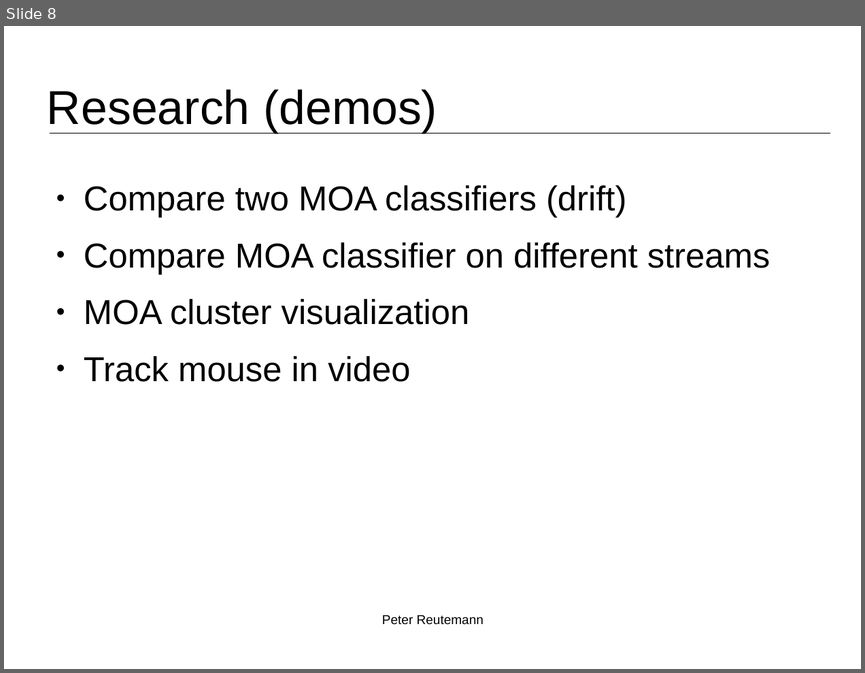
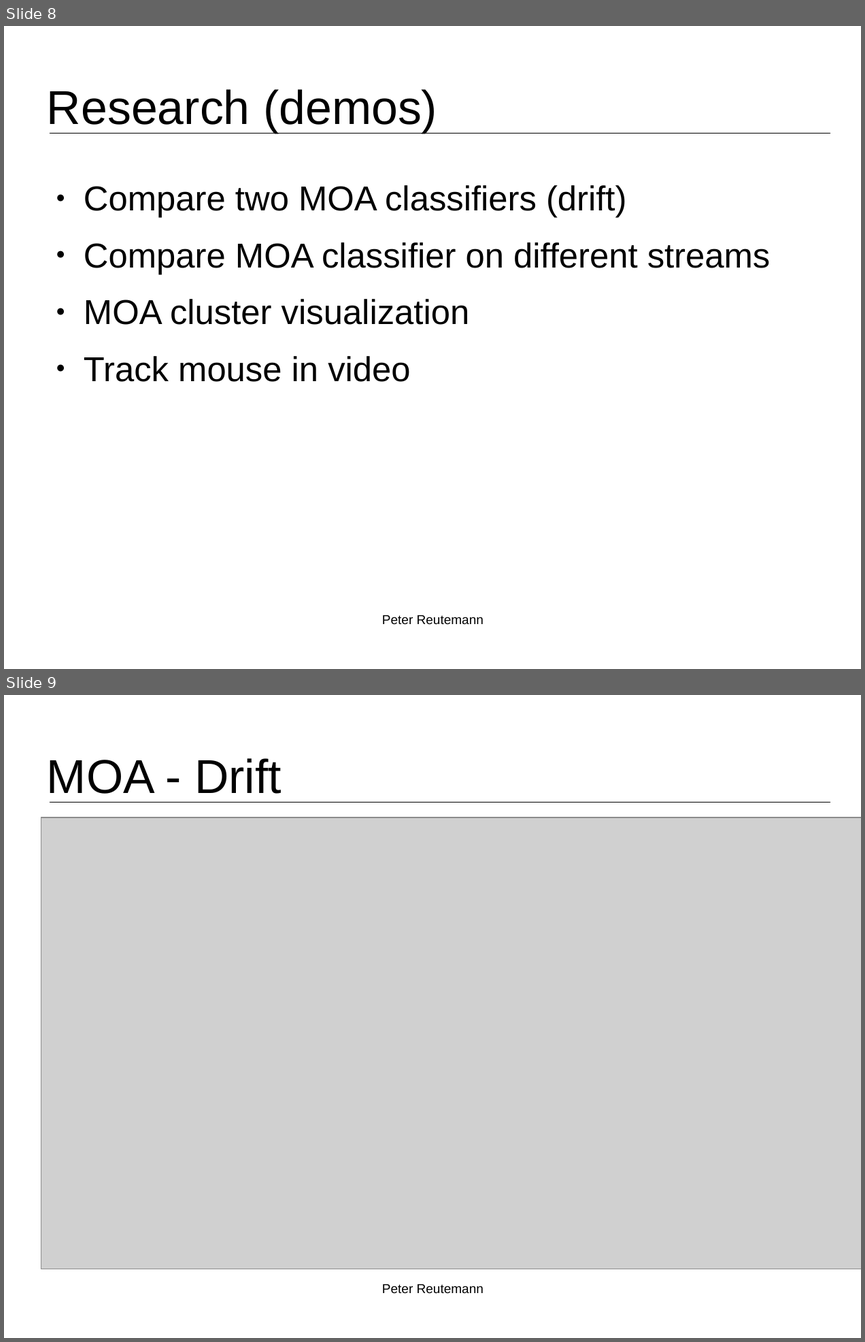
Before and after one commit to fracpete/bigmine-2015, a slide deck: talk/bigmine2015_reutemann.odp. Shown one above the other, each under a label of ours: slide 8 before the commit, slides 8 and 9 after it. The pictures are 865x673 and 865x1342 pixels, drawn with LibreOffice and Linux fonts; fonts in the diff are those of the drawing; grey boxes stand for pictures; background and template pictures are left out. Boxes give left, top, right and bottom in pixels: in the first picture for what was removed or moved away, otherwise in the second. Text is boxed around its words. In the diff, an @@ line names an element or a change of style, - is before the commit and + after.

```diff
--- a/talk/bigmine2015_reutemann.odp
+++ b/talk/bigmine2015_reutemann.odp
@@ slide 9 added at <box>4,695,861,1338</box>, background #FFFFFF; not listed: 1 template element that a slide beside it also shows @@
@@ title added at <box>47,758,281,794</box>, 44 pt, text #000000 @@
+MOA - Drift
@@ picture added at <box>41,817,861,1269</box> @@
@@ text added at <box>382,1284,483,1293</box>, 12 pt, text #000000 @@
+Peter Reutemann
```
Also in this commit, not shown: 1 slide changed, 6 other slides added, 12 other files.
